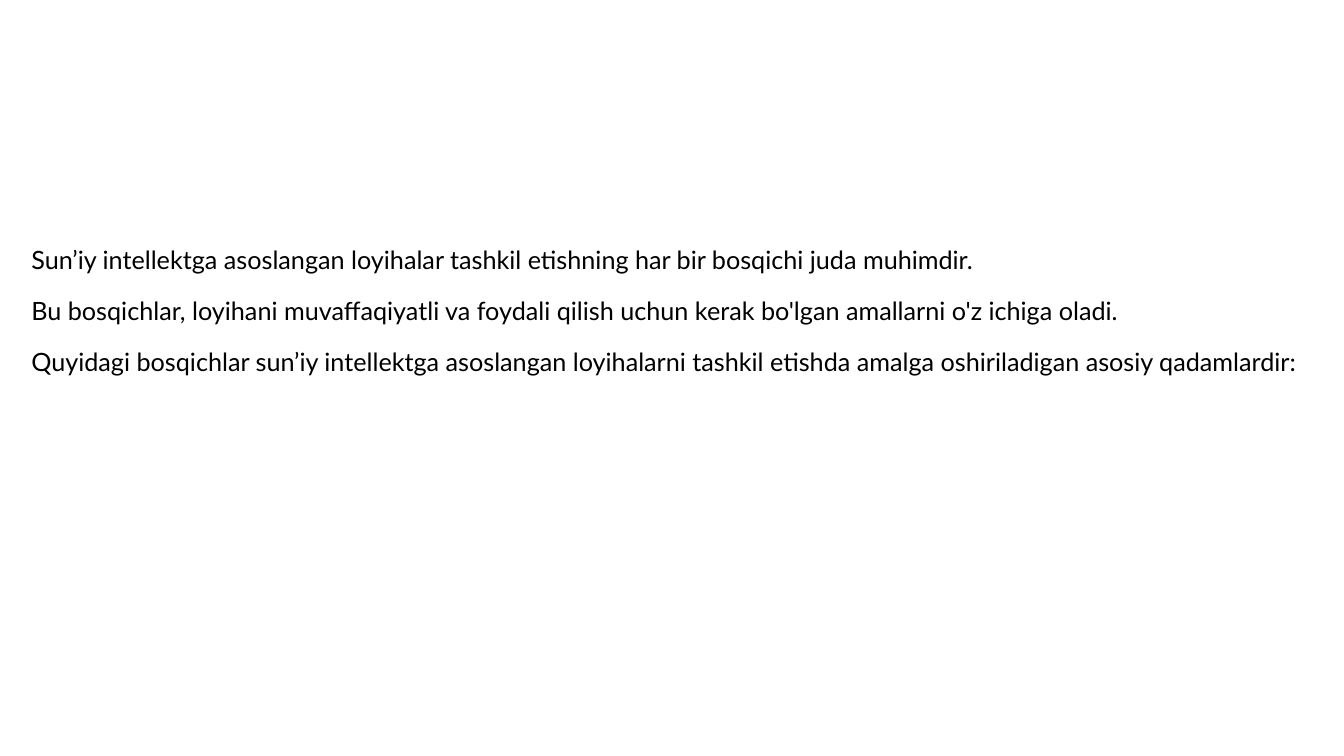
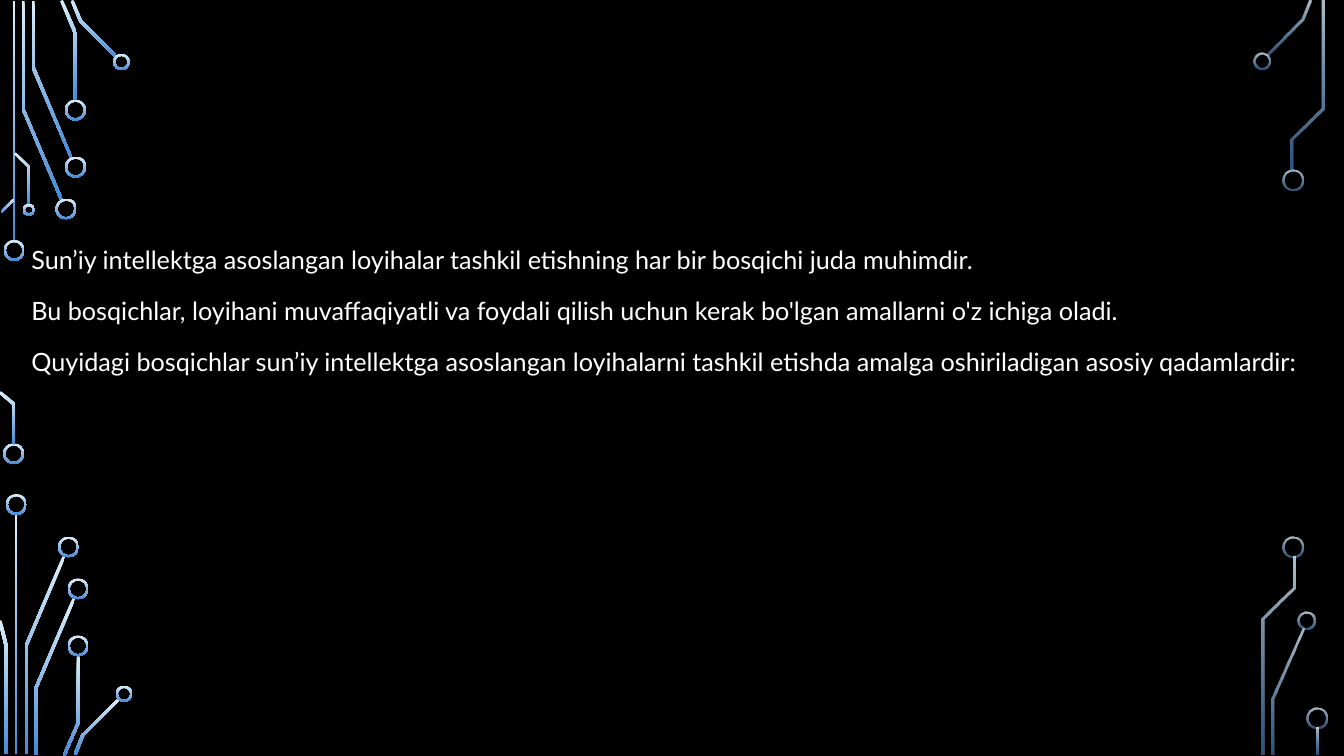
Before and after one commit to Baxtiyor-UZB/AI_proj, a slide deck: slide 6 of Presentation1.pptx (slide 1 before the commit). Drawn at 1344x756 pixels with LibreOffice and Linux fonts; fonts in the diff are those of the drawing; background and template pictures are left out. Boxes give left, top, right and bottom in pixels: in the first picture for what was removed or moved away, otherwise in the second. Text is boxed around its words. In the diff, an @@ line names an element or a change of style, - is before the commit and + after.

```diff
--- a/Presentation1.pptx
+++ b/Presentation1.pptx
@@ background #FFFFFF to picture (left out) @@
@@ text "Sun’iy intellektga asoslangan loyihalar tashkil ..." at (x1=31, y1=250, x2=1296, y2=376): text colour #000000 to #FFFFFF @@
@@ group added at (x1=0, y1=0, x2=1328, y2=756): 33 freeform shapes, 3 rectangles @@
```
Also in this commit, not shown: 2 other slides changed, 10 slides added, 1 other file.
